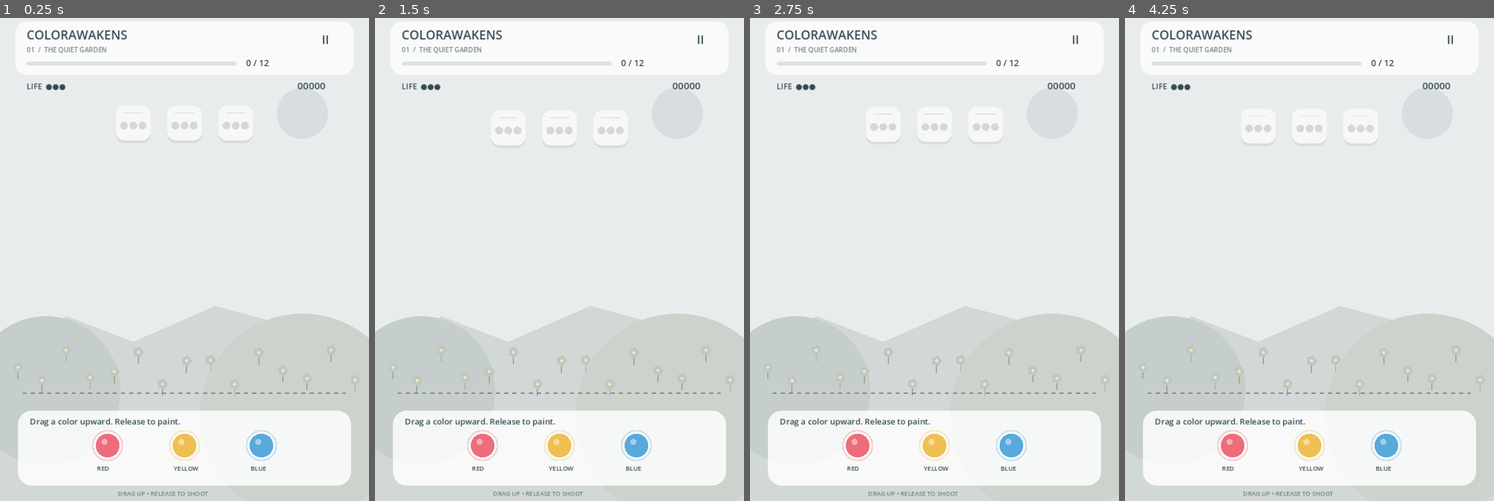
Above: before the commit, frames 1-4 (left to right).
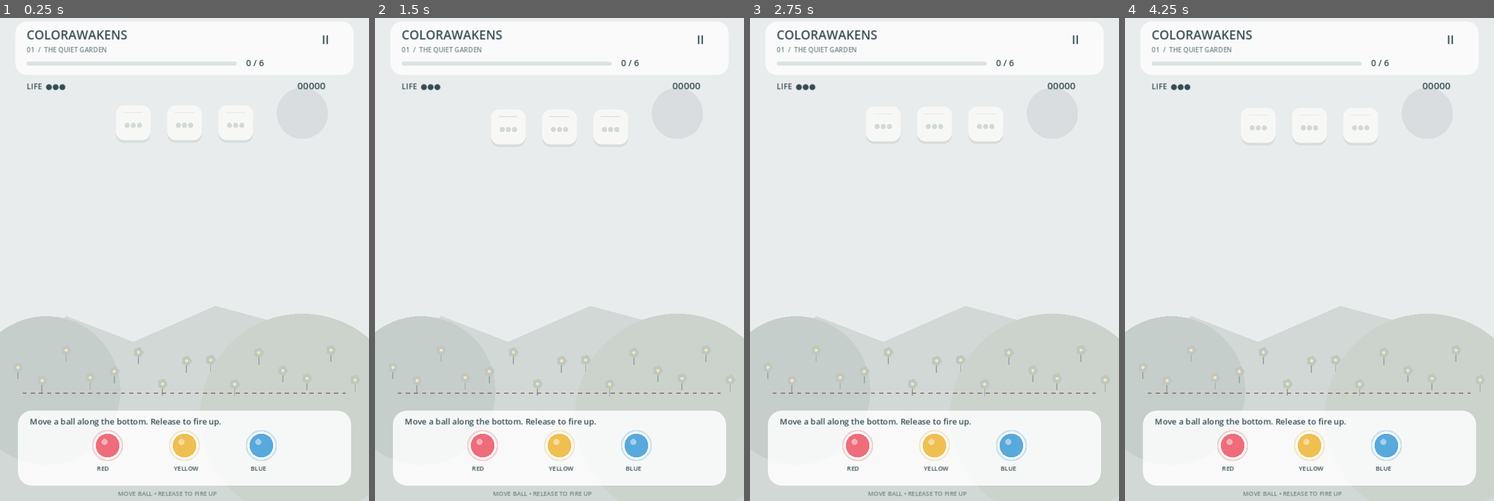
Above: after the commit, the same moments.

Repository: z-jingqi/Colorawakens
Game: Godot game, scene res://gameplay/main.tscn
The game is run twice, just before and just after one commit, with the same random seed, the same clock (stepped at 60 frames per second) and the same inputs.
Inputs (mouse positions are in pixels of both pictures, inside the frame that each line leads up to):
- Up to frame 1 (0.25 s): no input
- Up to frame 2 (1.5 s): tap Enter at 0.5 s; move the mouse to (640, 230) at 0.52 s; tap R at 0.6 s; click (640, 230) at 0.67 s; tap Space at 0.77 s; drag from (485, 278) to (541, 351) at 1.27 s
- Up to frame 3 (2.75 s): move the mouse to (971, 148) at 2.02 s; tap 1 at 2.1 s; click (971, 148) at 2.17 s; tap R at 2.3 s
- Up to frame 4 (4.25 s): drag from (1291, 351) to (1198, 182) at 2.77 s; move the mouse to (1420, 327) at 3.52 s; tap R at 3.6 s; click (1420, 327) at 3.67 s; tap Space at 3.77 s

The runs differ from the first frame. In frame 1, 0.8% of the frame differs, in the area x 8-73%, y 8-99%; in frame 2, 0.8%; in frame 3, 0.8%; in frame 4, 0.8%.

Commit message:
feat: drag balls to launch vertically; add three-area garden progression

Diff:
--- a/gameplay/main.gd
+++ b/gameplay/main.gd
@@ -2,9 +2,21 @@
 # Simple, deterministic MVP. The independent 3D material study is unchanged.
 const COLORS = [Color("ef6c7a"), Color("efbf51"), Color("58a9dc")]
 const LAUNCHERS = [Vector2(210, 852), Vector2(360, 852), Vector2(510, 852)]
+const LAUNCH_AREA = Rect2(45, 766, 630, 164)
+@export var launch_speed = 180.0
+@export var shot_acceleration = 850.0
+@export var max_shot_speed = 1000.0
 const DANGER = 750.0
 const RADIUS = 130.0
-const TARGET = 12
+const LEVELS = [
+ {"name":"THE QUIET GARDEN", "target":6, "fall":13.0, "spawn":7.0},
+ {"name":"STONE PATH", "target":9, "fall":17.0, "spawn":6.0},
+ {"name":"BLOOMING GROVE", "target":12, "fall":20.0, "spawn":5.2}
+]
+var level = 0
+var garden_restored = 0
+var level_wait = 0.0
+func goal() -> int: return LEVELS[level].target
 var blocks: Array[Dictionary] = []
 var shots: Array[Dictionary] = []
 var effects: Array[Dictionary] = []
@@ -17,10 +29,13 @@
 var drag = -1
 var finger = -1
 var pointer = Vector2.ZERO
+var drag_start = Vector2.ZERO
+var demo_drag_target = Vector2.ZERO
+var demo_drag_time = 0.0
 var spawn_time = 4.0
 var elapsed = 0.0
 var next_id = 0
-var notice = "Drag a color upward. Release to paint."
+var notice = "Move a ball along the bottom. Release to fire up."
 var notice_time = 5.0
 var wave = 0
 var demo = false
@@ -54,30 +69,38 @@
  audio.stream = wav
  audio.play()
 
-func add_block(pos: Vector2, hits: Array = []) -> int:
+func add_block(pos: Vector2, hits: Array = [], kind: String = "normal") -> int:
  next_id += 1
- blocks.append({"id":next_id,"p":pos,"hits":hits.duplicate(),"pulse":0.0})
+ blocks.append({"id":next_id,"p":pos,"hits":hits.duplicate(),"pulse":0.0,"kind":kind,"needed":5 if kind=="hard" else 3})
  return next_id
 
 func reset():
+ level=0; garden_restored=0; score=0; best_chain=0
+ start_level()
+
+func start_level():
  blocks.clear(); shots.clear(); effects.clear()
  cooldowns = [0.0,0.0,0.0]
- restored = 0; lives = 3; score = 0; best_chain = 0
+ restored = 0; lives = 3
  state = "playing"; drag = -1; finger = -1
  spawn_time = 5.0; elapsed = 0.0; wave = 0; next_id = 0
- notice = "Drag a color upward. Release to paint."; notice_time = 5.0
- for x in [260,360,460]: add_block(Vector2(x,220))
+ notice = "Move a ball along the bottom. Release to fire up."; notice_time = 5.0
+ for i in range(3):
+  var kind = "normal"
+  if level==1 and i==1: kind="hard"
+  if level==2 and i==1: kind="bloom"
+  add_block(Vector2(260+i*100,220),[],kind)
+ if level==1: notice="Stone blocks need 5 hits. Any colors count."
+ if level==2: notice="Bloom blocks spread color when restored."
+ level_wait=0.0
  queue_redraw()
 
-func direction(index: int, target: Vector2) -> Vector2:
- var delta = target - LAUNCHERS[index]
- delta.y = minf(delta.y, -70.0)
- return delta.normalized()
-
-func launch(index: int, target: Vector2) -> bool:
- if state != "playing" or cooldowns[index] > 0: return false
- var d = direction(index,target)
- shots.append({"p":LAUNCHERS[index],"d":d,"speed":300.0,"color":index,"trail":[]})
+func launch_position(pos: Vector2) -> Vector2:
+ return Vector2(clampf(pos.x, 60, 660), clampf(pos.y, 785, 907))
+
+func launch(index: int, origin: Vector2) -> bool:
+ if index < 0 or index >= 3 or state != "playing" or cooldowns[index] > 0: return false
+ shots.append({"p":launch_position(origin),"d":Vector2.UP,"speed":launch_speed,"color":index,"trail":[]})
  tone(280+index*70)
  cooldowns[index] = .35
  return true
@@ -123,16 +146,17 @@
   block.hits.append(entry.color); block.pulse = .2
   score += 10
   effects.append({"p":block.p,"age":0.0,"life":.3,"color":COLORS[entry.color],"rainbow":false,"size":45.0})
-  if block.hits.size() < 3: continue
+  if block.hits.size() < block.needed: continue
   var rainbow = block.hits.has(0) and block.hits.has(1) and block.hits.has(2)
   blocks.remove_at(at)
   restored += 1; completed += 1
+  if restored<=goal(): garden_restored += 1
   score += 100 + (100 * entry.depth if rainbow else 0)
   best_chain = maxi(best_chain,completed)
   effects.append({"p":block.p,"age":0.0,"life":.8,"color":COLORS[entry.color],"rainbow":rainbow,"size":RADIUS if rainbow else 65.0})
-  if rainbow:
+  if rainbow or block.kind=="bloom":
    tone(960)
-   notice = "RAINBOW!  Nearby blocks gain one color."
+   notice = "BLOOM!  Nearby blocks gain one color." if block.kind=="bloom" else "RAINBOW!  Nearby blocks gain one color."
    notice_time = 2.3
    for other in blocks:
     if other.p.distance_to(block.p) <= RADIUS:
@@ -141,15 +165,15 @@
    notice = "Restored!  Any three hits work."; notice_time = 1.5
  if completed > 1:
   notice = "CHAIN x%d   •   Beautiful!" % completed; notice_time = 2.5
- if restored >= TARGET:
-  state = "won"; drag = -1; shots.clear()
+ if restored >= goal():
+  state = "won" if level==2 else "level_won"; drag = -1; shots.clear()
 
 func simulate(dt: float):
  if state != "playing": return
  elapsed += dt
  for i in range(3): cooldowns[i] = maxf(0,cooldowns[i]-dt)
  for block in blocks:
-  block.p.y += (15.0 + minf(elapsed*.12,12.0))*dt
+  block.p.y += (LEVELS[level].fall + minf(elapsed*.08,5.0))*dt
   block.pulse = maxf(0,block.pulse-dt)
  for i in range(blocks.size()-1,-1,-1):
   if blocks[i].p.y + 32 >= DANGER:
@@ -161,7 +185,7 @@
   if i >= shots.size(): continue
   var shot = shots[i]
   var old: Vector2 = shot.p
-  shot.speed = minf(1000,shot.speed+850*dt)
+  shot.speed = minf(max_shot_speed,shot.speed+shot_acceleration*dt)
   shot.p += shot.d*shot.speed*dt
   shot.trail.append(old)
   if shot.trail.size()>8: shot.trail.pop_front()
@@ -177,15 +201,28 @@
   var count = 2 if wave < 4 else 3
   for j in range(count):
    var col = (wave*2+j) % 6
-   add_block(Vector2(110+col*100,170))
-  spawn_time = maxf(3.5,6.5-elapsed*.025)
+   var kind = "normal"
+   if level>=1 and (wave+j)%4==0: kind="hard"
+   if level==2 and (wave+j)%3==0: kind="bloom"
+   add_block(Vector2(110+col*100,170),[],kind)
+  spawn_time = maxf(3.5,LEVELS[level].spawn-elapsed*.015)
 
 func _process(dt):
  if demo:
   demo_time += dt
-  if demo_time > 35:
+  if demo_time > 120:
    get_tree().quit(); return
-  if state == "playing" and demo_time > demo_next and not blocks.is_empty():
+  if state=="level_won":
+   level_wait+=dt
+   if level_wait>1.8: level+=1; start_level()
+  if state=="won":
+   level_wait+=dt
+   if level_wait>3: get_tree().quit(); return
+  if drag >= 0:
+   demo_drag_time += dt
+   pointer = LAUNCHERS[drag].lerp(demo_drag_target, clampf(demo_drag_time/.5,0,1))
+   if demo_drag_time >= .7: release(pointer)
+  if state == "playing" and drag < 0 and demo_time > demo_next and not blocks.is_empty():
    # Real launch path and collisions; the demo only selects target/color.
    var target = blocks[0]
    for b in blocks:
@@ -200,8 +237,10 @@
     c = 2
     for b in blocks:
      if b.id == 2: target = b
-   launch(c,target.p + Vector2(0,17))
-   demo_color += 1; demo_next += .7
+   press(LAUNCHERS[c])
+   demo_drag_target = Vector2(target.p.x, 788)
+   demo_drag_time = 0.0
+   demo_color += 1; demo_next = demo_time + .9
  simulate(dt)
  if state != "paused":
   notice_time = maxf(0,notice_time-dt)
@@ -215,20 +254,30 @@
   if state == "playing": state = "paused"
   elif state == "paused": state = "playing"
   drag = -1; return
- if state in ["won","lost"]:
-  if Rect2(225,530,270,64).has_point(pos): reset()
+ if state in ["won","lost","level_won"]:
+  if Rect2(225,530,270,64).has_point(pos):
+   if state=="level_won": level+=1; start_level()
+   elif state=="lost":
+    garden_restored-=mini(restored,goal())
+    start_level()
+   else: reset()
   return
  if state == "paused":
   if Rect2(225,530,270,64).has_point(pos): state = "playing"
   return
  for i in range(3):
   if pos.distance_to(LAUNCHERS[i]) < 48 and cooldowns[i] <= 0:
-   drag = i; pointer = pos; return
+   drag = i; pointer = pos; drag_start = pos; return
 
 func release(pos: Vector2):
  if drag >= 0:
-  if pos.distance_to(LAUNCHERS[drag]) >= 24 and pos.y < LAUNCHERS[drag].y-20: launch(drag,pos)
+  if pos.distance_to(drag_start) >= 16 and LAUNCH_AREA.has_point(pos): launch(drag,pos)
  drag = -1; finger = -1
+
+func _notification(what):
+ if what==NOTIFICATION_APPLICATION_FOCUS_OUT:
+  drag=-1; finger=-1
+  if state=="playing": state="paused"
 
 func _input(event):
  if event is InputEventScreenTouch:
@@ -257,7 +306,7 @@
  draw_style_box(box,rect)
 
 func _draw():
- var progress = clampf(float(restored)/TARGET,0,1)
+ var progress = clampf(float(garden_restored)/27,0,1)
  draw_rect(Rect2(0,0,720,960),Color("e9eced").lerp(Color("d7eef3"),progress))
  # The garden gradually gains color; this is intentionally simple placeholder art.
  draw_circle(Vector2(590,205),50,Color("dadddf").lerp(Color("fff0b3"),progress))
@@ -272,16 +321,16 @@
   draw_circle(p,3,Color("f6e8ad"))
  rounded(Rect2(30,26,660,104),Color(1,1,1,.75),23)
  text_at("COLORAWAKENS",Vector2(52,61),24)
- text_at("01  /  THE QUIET GARDEN",Vector2(52,86),13,Color("718489"))
+ text_at("%02d  /  %s" % [level+1,LEVELS[level].name],Vector2(52,86),13,Color("718489"))
  rounded(Rect2(52,104,410,8),Color("dce2e2"),4)
  if progress>0: rounded(Rect2(52,104,410*progress,8),Color("69bfa3"),4)
- text_at("%d / %d" % [mini(restored,TARGET),TARGET],Vector2(480,113),17)
+ text_at("%d / %d" % [mini(restored,goal()),goal()],Vector2(480,113),17)
  text_at("II" if state == "playing" else ">",Vector2(628,70),23)
  text_at("LIFE  " + "●".repeat(maxi(0,lives)),Vector2(52,158),15)
  text_at("%05d" % score,Vector2(580,158),19)
  if drag >= 0 and state == "playing":
-  var from: Vector2 = LAUNCHERS[drag]
-  var to = from+direction(drag,pointer)*1100
+  var from = launch_position(pointer)
+  var to = from + Vector2.UP*1100
   var hit = find_hit(from,to)
   for block in blocks:
    if block.id == hit:
@@ -295,11 +344,13 @@
   var p: Vector2 = block.p
   var scale = 1+block.pulse*.25
   rounded(Rect2(p-Vector2(34,29)*scale,Vector2(68,68)*scale),Color(0.2,.3,.3,.1),17)
-  rounded(Rect2(p-Vector2(34,34)*scale,Vector2(68,68)*scale),Color("f7f8f5"),17)
+  rounded(Rect2(p-Vector2(34,34)*scale,Vector2(68,68)*scale),Color("d6dce2") if block.kind=="hard" else (Color("e4f5dd") if block.kind=="bloom" else Color("f7f8f5")),17)
   draw_line(p+Vector2(-19,-20),p+Vector2(19,-20),Color("e1e6e2"),2)
-  for j in range(3):
+  for j in range(block.needed):
    var c = COLORS[block.hits[j]] if j<block.hits.size() else Color("d2d9d7")
-   draw_circle(p+Vector2((j-1)*18,5),7.5,c)
+   draw_circle(p+Vector2((j-(block.needed-1)*.5)*12,5),5,c)
+  if block.kind=="hard": text_at("5",p+Vector2(-5,-9),13)
+  elif block.kind=="bloom": text_at("+",p+Vector2(-6,-8),18,Color("579d65"))
  for shot in shots:
   for j in range(shot.trail.size()): draw_circle(shot.trail[j],2+j*.7,Color(COLORS[shot.color],.08+j*.025))
   draw_circle(shot.p,11,COLORS[shot.color]); draw_circle(shot.p+Vector2(-3,-3),3,Color(1,1,1,.6))
@@ -319,24 +370,26 @@
  for i in range(3):
   var p: Vector2 = LAUNCHERS[i]
   draw_arc(p,29,0,TAU,48,Color(COLORS[i],.3),3)
-  if cooldowns[i] <= 0:
+  if cooldowns[i] <= 0 and drag != i:
    draw_circle(p,23,COLORS[i]); draw_circle(p+Vector2(-6,-7),6,Color(1,1,1,.45))
-  else: draw_arc(p,23,-PI/2,-PI/2+TAU*(1-cooldowns[i]/.35),32,COLORS[i],3)
+  elif cooldowns[i] > 0: draw_arc(p,23,-PI/2,-PI/2+TAU*(1-cooldowns[i]/.35),32,COLORS[i],3)
   text_at(["RED","YELLOW","BLUE"][i],p+Vector2(-21,49),12)
  if drag>=0:
-  var p = LAUNCHERS[drag]+(pointer-LAUNCHERS[drag]).limit_length(100)
-  draw_circle(p,17,Color(COLORS[drag],.65))
- text_at("DRAG UP • RELEASE TO SHOOT",Vector2(230,950),12,Color("6c8580"))
+  var p = launch_position(pointer)
+  draw_circle(p,23,COLORS[drag])
+  draw_circle(p+Vector2(-6,-7),6,Color(1,1,1,.45))
+  if not LAUNCH_AREA.has_point(pointer): text_at("Release outside the bottom to cancel",Vector2(190,740),16)
+ text_at("MOVE BALL • RELEASE TO FIRE UP",Vector2(230,950),12,Color("6c8580"))
  if demo: text_at("GAMEPLAY DEMO",Vector2(263,190),13,Color("718489"))
  if state != "playing":
   draw_rect(Rect2(0,0,720,960),Color(.12,.23,.25,.38))
   rounded(Rect2(145,335,430,300),Color("f7fbf7"),30)
-  var title = "Garden awakened" if state == "won" else ("Try again" if state == "lost" else "Take a breath")
+  var title = "Garden awakened" if state == "won" else ("Area restored" if state=="level_won" else ("Try again" if state == "lost" else "Take a breath"))
   text_at(title,Vector2(196,407),32)
   text_at("Score %d   •   Best chain %d" % [score,best_chain],Vector2(205,452),19)
   text_at("%d blocks restored" % restored,Vector2(251,488),17)
   rounded(Rect2(225,530,270,64),Color("6aae98"),18)
-  text_at("CONTINUE" if state == "paused" else "PLAY AGAIN",Vector2(290,570),19,Color.WHITE)
+  text_at("NEXT AREA" if state=="level_won" else ("CONTINUE" if state == "paused" else ("RETRY AREA" if state=="lost" else "PLAY AGAIN")),Vector2(290,570),19,Color.WHITE)
 
 func check(ok: bool, label: String):
  checks += 1
@@ -359,7 +412,7 @@
  reset(); blocks.clear(); add_block(Vector2(300,400)); add_block(Vector2(300,250))
  check(find_hit(Vector2(300,850),Vector2(300,150))==blocks[0].id,"Nearest swept target")
  check(find_hit(Vector2(500,850),Vector2(500,150))==-1,"Miss path")
- check(direction(0,Vector2(200,950)).y<0,"Shots constrained upward")
+ check(launch_position(Vector2(-100,950))==Vector2(60,907),"Launch position clamps safely")
  check(launch(0,Vector2(300,300)),"Launcher fires")
  check(not launch(0,Vector2(300,300)),"Same-color cooldown")
  check(launch(1,Vector2(300,300)),"Independent cooldown")
@@ -370,17 +423,57 @@
  for x in [200,300,400]: add_block(Vector2(x,719))
  simulate(.01)
  check(state=="lost" and lives==0,"Three misses end game")
- reset(); blocks.clear(); restored=TARGET-1; id=add_block(Vector2(300,300),[0,0]); paint(id,0)
- check(state=="won" and restored==TARGET,"Target completes garden")
+ reset(); blocks.clear(); restored=goal()-1; id=add_block(Vector2(300,300),[0,0]); paint(id,0)
+ check(state=="level_won" and restored==goal(),"Target completes garden")
  reset()
  check(lives==3 and restored==0 and shots.is_empty() and blocks.size()==3,"Replay resets state")
  press(LAUNCHERS[0]); release(LAUNCHERS[0])
  check(shots.is_empty(),"Tap cancels without shot")
- press(LAUNCHERS[1]); release(Vector2(350,400))
+ press(LAUNCHERS[1]); release(Vector2(350,788))
  check(shots.size()==1 and drag==-1,"Drag release launches and clears")
+ check(shots[0].p==Vector2(350,788) and shots[0].d==Vector2.UP,"Release position fires vertically, not from launcher")
+ reset(); press(LAUNCHERS[0]); release(Vector2(600,400))
+ check(shots.is_empty() and cooldowns[0]==0,"Release outside bottom cancels without cooldown")
+ press(LAUNCHERS[0]); release(Vector2(600,850))
+ check(shots.size()==1 and shots[0].p.x==600,"Horizontal-only drag is valid")
+ var start_speed = shots[0].speed
+ simulate(.1)
+ check(shots[0].speed>start_speed and shots[0].p.x==600,"Upward shot accelerates without lateral movement")
+ for i in range(10):
+  shots[0].p.y=850
+  simulate(.1)
+ check(shots[0].speed==max_shot_speed,"Speed capped at adjustable maximum")
+ reset(); press(LAUNCHERS[0]); press(Vector2(630,60)); release(Vector2(400,800))
+ check(state=="paused" and shots.is_empty(),"Pause during drag cancels")
+ reset()
+ var touch=InputEventScreenTouch.new(); touch.index=2; touch.position=LAUNCHERS[2]; touch.pressed=true; _input(touch)
+ var move=InputEventScreenDrag.new(); move.index=2; move.position=Vector2(120,790); _input(move)
+ touch.position=move.position; touch.pressed=false; _input(touch)
+ check(shots.size()==1 and shots[0].p==Vector2(120,790) and finger==-1,"Touch drag releases from chosen location")
  reset(); blocks.clear(); id=add_block(Vector2(360,400)); launch(1,Vector2(360,400))
  for i in range(60): simulate(1.0/60)
  check(blocks[0].hits.size()==1 and shots.is_empty(),"Actual accelerated projectile paints once")
+ reset(); blocks.clear(); id=add_block(Vector2(300,300),[],"hard")
+ for i in range(4): paint(id,0)
+ check(blocks.size()==1 and blocks[0].hits.size()==4,"Hard block survives four hits")
+ paint(id,0)
+ check(blocks.is_empty() and restored==1,"Hard block restores after five hits")
+ reset(); blocks.clear(); id=add_block(Vector2(300,300),[0,0],"bloom"); var neighbor=add_block(Vector2(400,300))
+ paint(id,0)
+ check(blocks.size()==1 and blocks[0].id==neighbor and blocks[0].hits==[0],"Bloom spreads final color even without rainbow")
+ reset(); garden_restored=6; restored=6; state="level_won"
+ press(Vector2(360,560))
+ check(level==1 and garden_restored==6 and restored==0 and lives==3,"Next area keeps garden and resets round")
+ check(blocks[1].kind=="hard","Second area introduces hard blocks")
+ level=2; start_level(); blocks.clear(); restored=goal()-1; id=add_block(Vector2(300,300),[0,0]); paint(id,0)
+ check(state=="won","Third area completes campaign")
+ reset(); garden_restored=10; level=1; restored=4; state="lost"; press(Vector2(360,560))
+ check(level==1 and garden_restored==6 and restored==0,"Retry retains earlier-area garden only")
+ reset(); var mouse=InputEventMouseButton.new(); mouse.button_index=MOUSE_BUTTON_LEFT; mouse.position=LAUNCHERS[0]; mouse.pressed=true; _input(mouse)
+ mouse.position=Vector2(570,800); mouse.pressed=false; _input(mouse)
+ check(shots.size()==1 and shots[0].p==Vector2(570,800),"Mouse drag fires from released position")
+ reset(); press(LAUNCHERS[0]); _notification(NOTIFICATION_APPLICATION_FOCUS_OUT); release(Vector2(300,800))
+ check(state=="paused" and drag==-1 and shots.is_empty(),"Focus loss cancels drag and pauses")
  audio.stop()
  audio.stream = null
  print("GAMEPLAY_TESTS_PASS ",checks)
